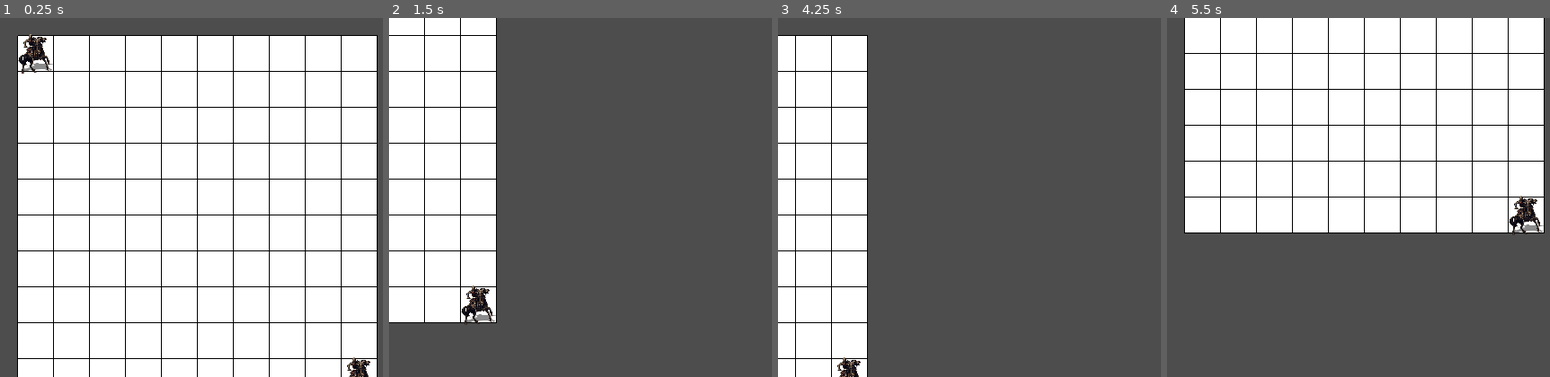
Above: before the commit, frames 1-4 (left to right).
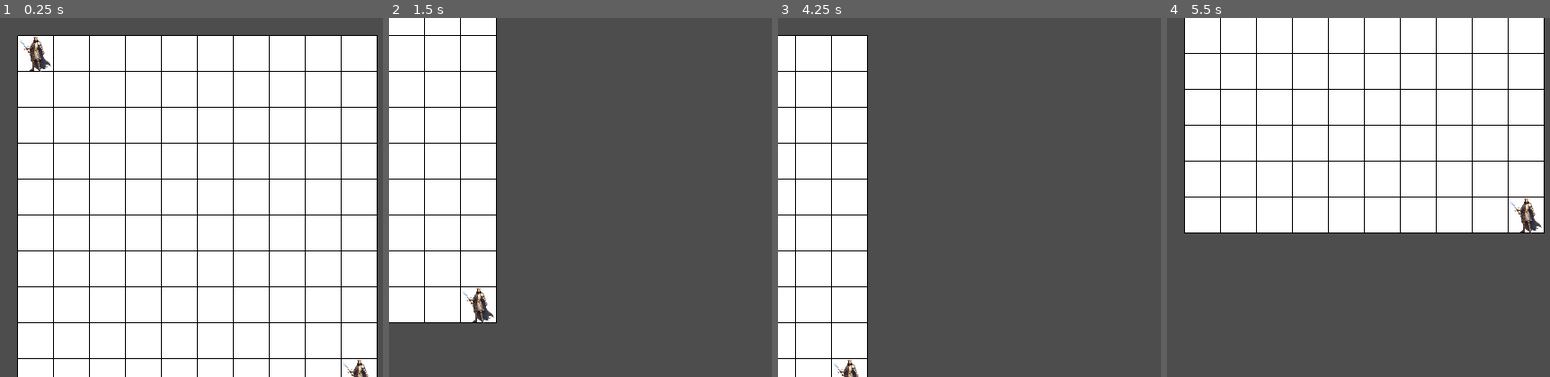
Above: after the commit, the same moments.

Repository: Thriliriel/Tactics
Game: Godot game, scene res://Scenes/game.tscn
Two runs of this game, one before a commit and one after it. Both use one fixed random seed, a clock stepped at 60 frames per second and the inputs below. This scene is started directly instead of the project's main scene.
Inputs (mouse positions are in pixels of both pictures, inside the frame that each line leads up to):
- Up to frame 1 (0.25 s): no input
- Up to frame 2 (1.5 s): tap Enter at 0.5 s; move the mouse to (427, 53) at 0.52 s; hold D (move_right) 0.53-1.28 s; click (427, 53) at 0.67 s; move the mouse to (389, 53) at 1.27 s; hold S (move_down) from 1.28 s (still down); click (389, 53) at 1.42 s
- Up to frame 3 (4.25 s): move the mouse to (797, 18) at 2.02 s; release S (move_down) at 2.03 s; hold D (move_right) 2.03-2.78 s; click (797, 18) at 2.17 s; tap Space at 2.75 s; move the mouse to (1076, 269) at 2.77 s; hold W (move_up) 2.78-3.53 s; click (1076, 269) at 2.92 s; tap Enter at 3.5 s; move the mouse to (outside the picture) at 3.52 s; hold A (move_left) from 3.53 s (still down); click (outside the picture) at 3.67 s
- Up to frame 4 (5.5 s): move the mouse to (1167, 53) at 4.27 s; click (1167, 53) at 4.42 s; move the mouse to (1186, 89) at 5.02 s; release A (move_left) at 5.03 s; hold S (move_down) from 5.03 s (still down); click (1186, 89) at 5.17 s

The runs differ from the first frame. In frame 1, 0.8% of the frame differs, in the area x 4-97%, y 4-100%; in frame 2, 0.5%; in frame 3, 0.2%; in frame 4, 0.5%.
Error in both runs: Invalid type in function 'parse' in base 'JSON'. Cannot convert argument 1 from Nil to String. (res://Scripts/request.gd:85)

Commit message:
initial units added and imported, with sprites. Formation scene created, already displaying with tooltips.

Diff:
--- /dev/null
+++ b/Scenes/formation.tscn
@@ -0,0 +1,13 @@
+[gd_scene load_steps=5 format=3 uid="uid://cqe85gcp08fld"]
+
+[ext_resource type="Script" path="res://Scripts/formation.gd" id="1_7jlwa"]
+[ext_resource type="PackedScene" uid="uid://c1fwc511w24il" path="res://Scenes/block.tscn" id="2_wrdek"]
+[ext_resource type="PackedScene" uid="uid://b7jvgfich5sww" path="res://Scenes/player.tscn" id="3_qged1"]
+[ext_resource type="PackedScene" uid="uid://b1pkpxxb2lka2" path="res://Scenes/tooltip.tscn" id="4_4ivbu"]
+
+[node name="Formation" type="Node2D"]
+position = Vector2(50, 50)
+script = ExtResource("1_7jlwa")
+blockScene = ExtResource("2_wrdek")
+unitScene = ExtResource("3_qged1")
+tooltipScene = ExtResource("4_4ivbu")
--- a/Scenes/player.tscn
+++ b/Scenes/player.tscn
@@ -1,22 +1,22 @@
 [gd_scene load_steps=4 format=3 uid="uid://b7jvgfich5sww"]
 
-[ext_resource type="Texture2D" uid="uid://c8lvy1fubmvhr" path="res://Images/knight.png" id="1_hpm17"]
 [ext_resource type="Script" path="res://Scripts/player.gd" id="1_s3sgs"]
+[ext_resource type="Texture2D" uid="uid://csqvxlunaxqi5" path="res://Images/1.png" id="2_xmebd"]
 
 [sub_resource type="RectangleShape2D" id="RectangleShape2D_ehb4e"]
-size = Vector2(330, 410)
+size = Vector2(175, 220)
 
 [node name="Player" type="Node2D" groups=["unit"]]
-scale = Vector2(0.1, 0.1)
+scale = Vector2(0.2, 0.2)
 script = ExtResource("1_s3sgs")
 
 [node name="Sprite2D" type="Sprite2D" parent="."]
-texture = ExtResource("1_hpm17")
+texture = ExtResource("2_xmebd")
 
 [node name="Area2D" type="Area2D" parent="."]
 
 [node name="CollisionShape2D" type="CollisionShape2D" parent="Area2D"]
-position = Vector2(-25, 5)
+position = Vector2(-2.49999, -15)
 scale = Vector2(0.999999, 0.999999)
 shape = SubResource("RectangleShape2D_ehb4e")
 
--- /dev/null
+++ b/Scenes/tooltip.tscn
@@ -0,0 +1,30 @@
+[gd_scene load_steps=3 format=3 uid="uid://b1pkpxxb2lka2"]
+
+[ext_resource type="Script" path="res://Scripts/tooltip.gd" id="1_0xild"]
+[ext_resource type="FontFile" uid="uid://d1nurfd64fxv5" path="res://fonts/Xolonium-Regular.ttf" id="2_pmyil"]
+
+[node name="Tooltip" type="Node2D"]
+z_index = 1
+script = ExtResource("1_0xild")
+
+[node name="Label" type="Label" parent="."]
+offset_right = 189.0
+offset_bottom = 262.0
+theme_override_colors/font_color = Color(1, 1, 1, 1)
+theme_override_fonts/font = ExtResource("2_pmyil")
+theme_override_font_sizes/font_size = 14
+text = "Batatao - Clerigo
+Attack = 10
+Constitution = 10
+Defense = 10
+Hp = 50
+Luck = 10
+Level = 10
+Magic = 10
+Movement = 10
+Resistance = 10
+Skill = 10
+Speed = 10"
+horizontal_alignment = 1
+vertical_alignment = 1
+autowrap_mode = 3
--- /dev/null
+++ b/Scripts/formation.gd
@@ -0,0 +1,127 @@
+extends Node2D
+
+var mapSize = Vector2(5, 5)
+#block
+@export var blockScene: PackedScene
+#unit scene
+@export var unitScene: PackedScene
+#tooltip scene
+@export var tooltipScene: PackedScene
+#size of each block
+var blockSize = Vector2(0,0)
+#map blocks
+var blocks = []
+#all units
+var units = []
+
+# Called when the node enters the scene tree for the first time.
+func _ready():
+	#prepare the map
+	var posX = 50
+	var posY = 50
+
+	for i in mapSize.x:
+		#update x
+		if posY > 0:
+			posY = 0
+			posX += blockSize.x
+		for j in mapSize.y:
+			var newBlock = blockScene.instantiate()
+			#position
+			newBlock.position = Vector2(posX, posY)
+			#name
+			newBlock.name = "block_"+str(posX)+"_"+str(posY)
+			#terrain type
+			newBlock.terrainType = 0
+
+			#add in the game
+			add_child(newBlock)
+
+			#add to map, to use later
+			blocks.append(newBlock)
+
+			#get block size, if didnt yet
+			if blockSize == Vector2(0,0):
+				blockSize = newBlock.scale
+
+			#update y
+			posY += blockSize.y
+
+	#get the units of the player and position them
+	var teste = Utils.json_get_local_units()
+
+	#node
+	var nodeUsed = 0
+	for key in teste:
+		var unitPlayer = teste[key]
+		#print(unitPlayer)
+		var image = "res://Images/"+str(unitPlayer.idclass)+".png"
+		#print(image)
+		var new_texture = load("res://Images/"+str(unitPlayer.idclass)+".png")
+
+		#place the unit in the map
+		var unit = unitScene.instantiate()
+		#image
+		unit.get_node("Sprite2D").texture = new_texture
+		#position of the unit
+		unit.position = blocks[nodeUsed].position
+
+		#attributes
+		unit.unitName = unitPlayer.name
+		unit.attack = unitPlayer.attack
+		unit.constitution = unitPlayer.constitution
+		unit.defense = unitPlayer.defense
+		unit.hp = unitPlayer.hp
+		unit.idClass = unitPlayer.idclass
+		unit.luck = unitPlayer.luck
+		unit.lvl = unitPlayer.lvl
+		unit.magic = unitPlayer.magic
+		unit.movement = unitPlayer.movement
+		unit.onteam = unitPlayer.onteam
+		unit.resistance = unitPlayer.resistence
+		unit.skill = unitPlayer.skill
+		unit.speed = unitPlayer.speed
+
+		#text to tooltip
+		var textTp = unit.unitName+' - '+str(unit.idClass)+'
+Attack = '+str(unit.attack)+'
+Constitution = '+str(unit.constitution)+'
+Defense = '+str(unit.defense)+'
+Hp = '+str(unit.hp)+'
+Luck = '+str(unit.luck)+'
+Level = '+str(unit.lvl)+'
+Magic = '+str(unit.magic)+'
+Movement = '+str(unit.movement)+'
+Resistance = '+str(unit.resistance)+'
+Skill = '+str(unit.skill)+'
+Speed = '+str(unit.speed)
+
+		#set the unit node
+		unit.node = nodeUsed
+		unit.lastNode = nodeUsed
+		blocks[nodeUsed].unit = unit
+		#manually bind the signals for tooltip
+		unit.get_node("Area2D").mouse_entered.connect(createTooltip.bind(unit, textTp))
+		unit.get_node("Area2D").mouse_exited.connect(destroyTooltip.bind(unit))
+		#add child
+		add_child(unit)
+		units.append(unit)
+
+		nodeUsed += 1
+
+	#test
+	#var newTooltip = tooltipScene.instantiate()
+	#add_child(newTooltip)
+
+# Called every frame. 'delta' is the elapsed time since the previous frame.
+func _process(delta):
+	pass
+
+func createTooltip(unit, unitName):
+	var newTooltip = tooltipScene.instantiate()
+	newTooltip.DrawTooltip(unit.position, unitName)
+	unit.add_child(newTooltip)
+	newTooltip.scale = Vector2(newTooltip.scale.x*(1/unit.scale.x), newTooltip.scale.y*(1/unit.scale.y))
+
+func destroyTooltip(unit):
+	unit.get_node("Tooltip").queue_free()
--- a/Scripts/game.gd
+++ b/Scripts/game.gd
@@ -1,3 +1,7 @@
+#links:
+#evolution: https://gamefaqs.gamespot.com/gba/921183-fire-emblem-the-sacred-stones/map/1711-class-promotion-chart
+#base stats: https://serenesforest.net/the-sacred-stones/characters/base-stats/
+
 extends Node2D
 
 #blocks scene
--- a/Scripts/player.gd
+++ b/Scripts/player.gd
@@ -40,6 +40,14 @@
 var resistance: int
 #unit luck (for random and crazy stuff)
 var luck: int
+#unit constitution
+var constitution: int
+#id class
+var idClass: int
+#lvl
+var lvl: int
+#is it on team?
+var onteam: int
 
 # Called when the node enters the scene tree for the first time.
 func _ready():
@@ -50,6 +58,8 @@
 	attack = 15
 	defense = 2
 	unitName = "Unit"
+	lvl = 1
+	onteam = 0
 
 # Called every frame. 'delta' is the elapsed time since the previous frame.
 func _process(delta):
--- a/Scripts/signup.gd
+++ b/Scripts/signup.gd
@@ -18,7 +18,7 @@
 
 func _on_request_signed_up(code):
 	#if nope, nope
-	print(code)
+	#print(code)
 	if int(code) != 42:
 		$LoginAlert.show()
 		#start the timer (so the alert vanishes after a time)
--- /dev/null
+++ b/Scripts/tooltip.gd
@@ -0,0 +1,12 @@
+extends Node2D
+
+func _ready():
+	var new_sb = StyleBoxFlat.new()
+	new_sb.bg_color = Color.DIM_GRAY
+	$Label.add_theme_stylebox_override("normal", new_sb)
+
+func DrawTooltip(initialPos, text):
+	#create new label
+	#$Label.position.x = initialPos.x
+	#$Label.position.y = initialPos.y
+	$Label.text = text
Binary file added: Images/1.png
Not shown, changed: Images/1.png.import
Binary file added: Images/14.png
Not shown, added: Images/14.png.import
Binary file added: Images/17.png
Not shown, added: Images/17.png.import
Binary file added: Images/21.png
Not shown, added: Images/21.png.import
Binary file added: Images/23.png
Not shown, added: Images/23.png.import
Binary file added: Images/24.png
Not shown, added: Images/24.png.import
(and 19 more such lines)
